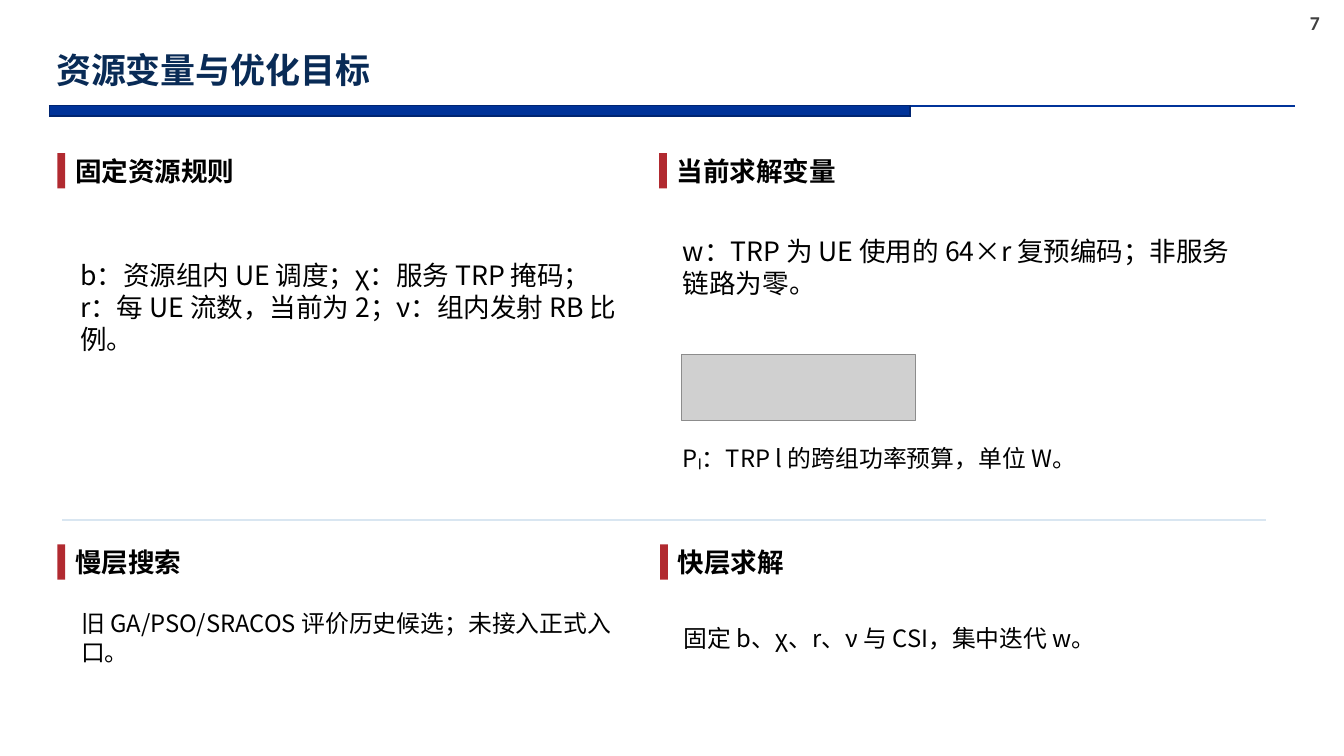
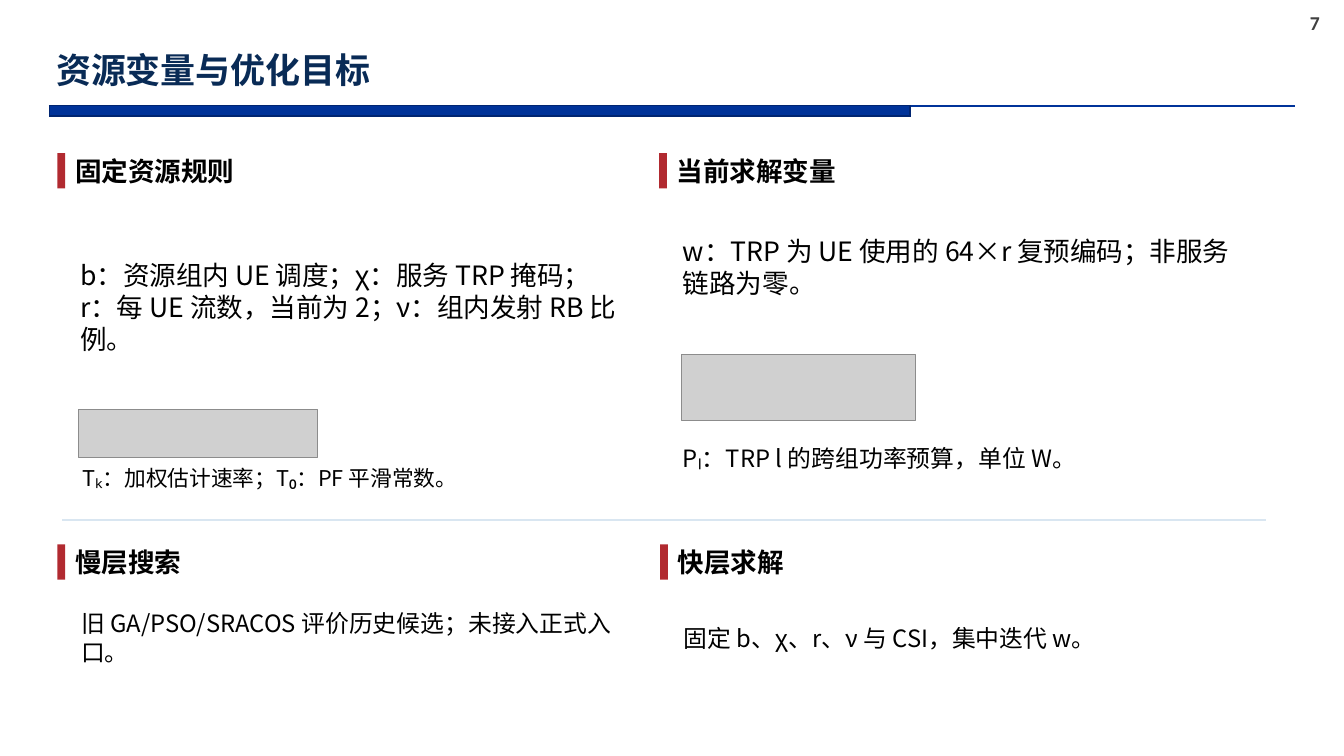
Before and after one commit to soysoybean0924-hash/CF-MultiTRP-Optimization, a slide deck: slide 7 of docs/research_ppt_20261020/CHASI_研究汇报_修订版_20261020.pptx. Drawn at 1344x756 pixels with LibreOffice and Linux fonts; fonts in the diff are those of the drawing; grey boxes stand for pictures; background and template pictures are left out. Boxes give left, top, right and bottom in pixels: in the first picture for what was removed or moved away, otherwise in the second. Text is boxed around its words. In the diff, an @@ line names an element or a change of style, - is before the commit and + after.

```diff
--- a/docs/research_ppt_20261020/CHASI_研究汇报_修订版_20261020.pptx
+++ b/docs/research_ppt_20261020/CHASI_研究汇报_修订版_20261020.pptx
@@ picture added at [79, 409, 318, 458] @@
@@ text added at [82, 467, 457, 490], 15.5 pt, text #000000 @@
+Tₖ：加权估计速率；T₀：PF 平滑常数。
```
Also in this commit, not shown: 1 other slide changed, 23 other files.
